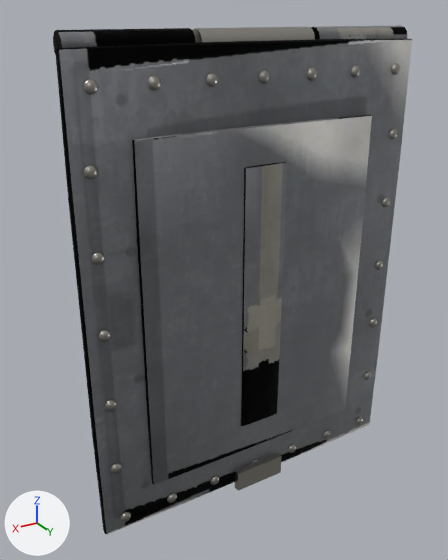
One commit to the glTF model public/muzei/izobreteniya/igry/rc3d/assets/models/kryshka-rk1.glb: the scene before it, then after it.
Both versions are drawn from a camera (50 mm lens) standing at (0.276, 0.408, 0.219) and looking at (0.022, -0.016, 0.007). Lighting does not change. The marker at lower left points along +X, +Y and +Z. The first picture is the older version. Vertices at exactly the same position are counted once.

Objects in the first picture: 'kryshka_rk1'.
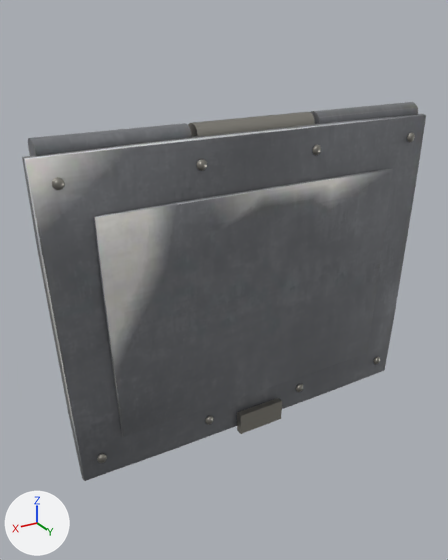
Patch to the scene script:
```diff
--- a/public/muzei/izobreteniya/igry/rc3d/assets/models/kryshka-rk1.glb.py
+++ b/public/muzei/izobreteniya/igry/rc3d/assets/models/kryshka-rk1.glb.py
@@ me_kryshka_rk1 @@
 # used by ob_kryshka_rk1; location = (0.0, -0.001, 0.0045); scale = (0.204, 0.204, 0.204)
-me_kryshka_rk1.from_pydata(...)  # 1410 vertices, 2696 faces; spans x -0.76..0.76, y -0.08..0.08, z -1.0..1.0
+me_kryshka_rk1.from_pydata(...)  # 700 vertices, 1344 faces; spans x -1.0..1.0, y -0.09..0.09, z -0.77..0.77
+# me_kryshka_rk1 part 1: the loose piece of 34 vertices spanning x -0.71..-0.66, y 0.02..0.05, z 0.54..0.59 is moved by (-0.21, 0.0, 0.04)
+# me_kryshka_rk1 part 2: the loose piece of 34 vertices spanning x -0.71..-0.66, y 0.02..0.05, z -0.68..-0.63 is moved by (-0.14, 0.0, 0.0)
+# me_kryshka_rk1 part 3: the loose piece of 34 vertices spanning x -0.24..-0.2, y 0.02..0.05, z 0.81..0.86 is moved by (-0.08, 0.0, -0.23)
+# me_kryshka_rk1 part 4: the loose piece of 34 vertices spanning x -0.24..-0.2, y 0.02..0.05, z -0.95..-0.9 is moved by (-0.06, 0.0, 0.27)
+# me_kryshka_rk1 part 5: the loose piece of 34 vertices spanning x 0.2..0.24, y 0.02..0.05, z 0.81..0.86 is moved by (0.08, 0.0, -0.23)
+# me_kryshka_rk1 part 6: the loose piece of 34 vertices spanning x 0.2..0.24, y 0.02..0.05, z -0.95..-0.9 is moved by (0.06, 0.0, 0.27)
+# me_kryshka_rk1 part 7: the loose piece of 34 vertices spanning x 0.66..0.71, y 0.02..0.05, z 0.54..0.59 is moved by (0.21, 0.0, 0.04)
+# me_kryshka_rk1 part 8: the loose piece of 34 vertices spanning x 0.66..0.71, y 0.02..0.05, z -0.68..-0.63 is moved by (0.14, 0.0, 0.0)
+# me_kryshka_rk1 part 9: the loose piece of 8 vertices spanning x -0.12..0.12, y 0.05..0.08, z -1.0..-0.9 is moved by (0.0, 0.01, 0.24)
+# me_kryshka_rk1 part 10: the loose piece of 182 vertices spanning x -0.54..0.54, y 0.03..0.06, z -0.8..0.66 is rebuilt with 170 vertices and now spans x -0.78..0.78, y 0.04..0.06, z -0.57..0.47
+# me_kryshka_rk1 part 11: the loose piece of 170 vertices spanning x -0.76..0.76, y -0.02..0.03, z -1.0..0.96 is rebuilt with 178 vertices and now spans x -1.0..1.0, y -0.03..0.04, z -0.77..0.72
+# me_kryshka_rk1 part 12: a new loose piece of 24 vertices spanning x -0.96..-0.33, y -0.09..0.01, z 0.67..0.77, in mat_metall_kryshka
+# me_kryshka_rk1 part 13: a new loose piece of 24 vertices spanning x 0.33..0.96, y -0.09..0.01, z 0.67..0.77, in mat_metall_kryshka
+# me_kryshka_rk1 part 14: a new loose piece of 24 vertices spanning x -0.3..0.3, y -0.09..0.01, z 0.67..0.77, in mat_zaklepka (grey #a7a49c)
+# me_kryshka_rk1 part 15: 20 loose pieces with 778 vertices, spanning x -0.73..0.73, y -0.08..0.07, z -0.95..1.0, are deleted
 me_kryshka_rk1.materials.append(mat_metall_kryshka)
@@ ob_kryshka_rk1 @@
 ob_kryshka_rk1.location = (0.0, -0.001, 0.0045)
-ob_kryshka_rk1.scale = (0.204, 0.204, 0.204)
+ob_kryshka_rk1.scale = (0.182, 0.182, 0.182)
```

Where the change shows, as pixel boxes [x1, y1, x2, y2] in the pictures (448 x 560 px; the box of a moved part takes in the faces that stretch with it):
'kryshka_rk1', reshaped, rescaled (12% wider, 25% shorter): before [53, 25, 412, 534]; after [22, 102, 426, 481]
part 1 of me_kryshka_rk1, moved or reshaped: before [389, 128, 397, 140]; after [407, 132, 415, 142]
part 2 of me_kryshka_rk1, moved or reshaped: before [364, 372, 371, 380]; after [374, 357, 380, 364]
part 3 of me_kryshka_rk1, moved or reshaped: before [307, 67, 317, 81]; after [313, 144, 321, 155]
part 4 of me_kryshka_rk1, moved or reshaped: before [288, 444, 296, 453]; after [296, 384, 303, 392]
part 5 of me_kryshka_rk1, moved or reshaped: before [206, 73, 218, 87]; after [197, 159, 207, 171]
part 6 of me_kryshka_rk1, moved or reshaped: before [211, 475, 219, 485]; after [205, 416, 213, 425]
part 7 of me_kryshka_rk1, moved or reshaped: before [84, 165, 98, 179]; after [52, 177, 65, 190]
part 8 of me_kryshka_rk1, moved or reshaped: before [111, 463, 122, 474]; after [97, 454, 107, 463]
part 9 of me_kryshka_rk1, moved or reshaped: before [235, 453, 281, 491]; after [237, 398, 282, 434]
part 10 of me_kryshka_rk1, rebuilt (24% wider, 27% shorter): before [132, 115, 372, 485]; after [94, 169, 393, 437]
part 11 of me_kryshka_rk1, rebuilt (13% wider, 26% shorter): before [55, 39, 412, 534]; after [22, 114, 426, 481]
part 12 of me_kryshka_rk1, added: after [310, 102, 418, 124]
part 13 of me_kryshka_rk1, added: after [28, 123, 192, 156]
part 14 of me_kryshka_rk1, added: after [188, 112, 315, 137]
part 15 of me_kryshka_rk1, deleted: before [53, 25, 407, 522]
